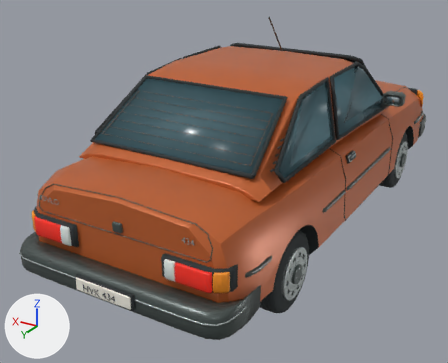
Two versions of the glTF model vehicles/vovlo_434.glb, one commit apart.
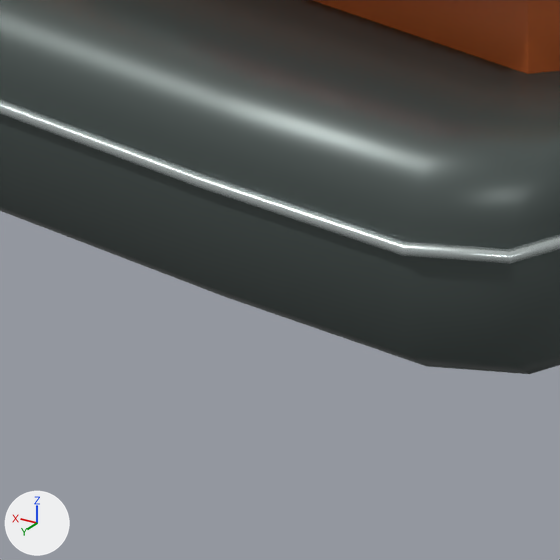
Each version appears first whole from a camera (50 mm lens) standing at (-2.227, 4.51, 2.479) and looking at (0.249, 0.383, 0.415), and next in a close-up on the part from 34% to 50% of the width and 81% to 100% of the height. Every picture has the same lights, and +X, +Y and +Z are marked at lower left. The older version's two pictures come first. Where no turn or scale is listed for an object, it has been applied to the vertices.

Objects in the first close-up: 'Bumper bright line.001', 'Pressed steel body', 'Wraparound bumper.001'.
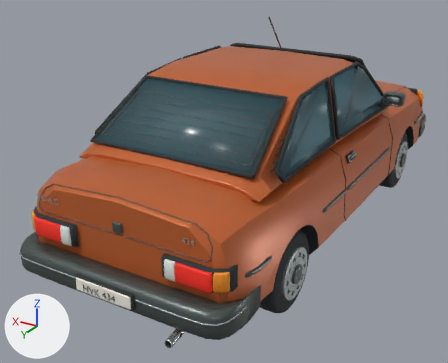
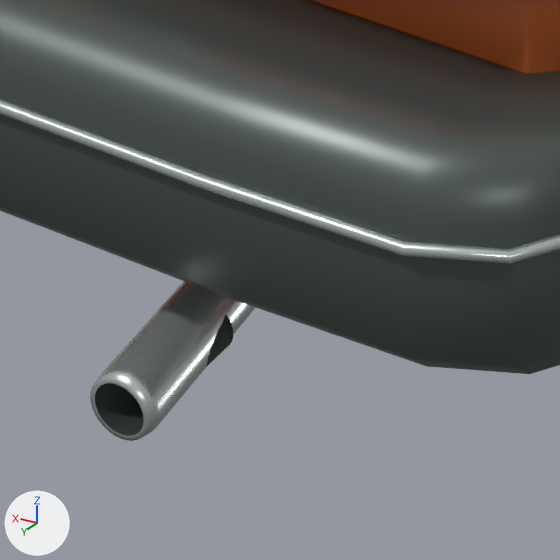
Commit message: Model the Vovlo 434 exhaust outlet

Changed parts and their boxes (x1, y1, x2, y2) in the close-ups (560 x 560 px):
'Rolled exhaust outlet', added
    after: (90, 281, 256, 441)
'Dark exhaust bore', added
    after: (95, 316, 233, 436)
'Exhaust bore shadow', added
    after: (224, 315, 234, 345)

Diff of the bpy script that builds the scene:
```diff
--- a/vehicles/vovlo_434.glb.py
+++ b/vehicles/vovlo_434.glb.py
@@ me_rolled_exhaust_outlet @@
+me_rolled_exhaust_outlet.from_pydata(...)  # 160 vertices, 256 faces; spans x -0.507..-0.435, y 1.79..2.213, z 0.221..0.307
+me_rolled_exhaust_outlet.materials.append(mat_brushed_equipment_metal)  # light grey #c4cdcb
@@ me_cylinder_032_1 @@
+me_cylinder_032_1.from_pydata(...)  # 192 vertices, 380 faces; spans x -0.02..0.02, y -0.0025..0.0025, z -0.02..0.02
+me_cylinder_032_1.materials.append(mat_tire_rubber)  # dark grey #2c3234
@@ me_dark_exhaust_bore @@
+me_dark_exhaust_bore.from_pydata(...)  # 96 vertices, 128 faces; spans x -0.501..-0.459, y 2.102..2.213, z 0.227..0.269
+me_dark_exhaust_bore.materials.append(mat_tire_rubber)  # dark grey #2c3234
@@ ob_rolled_exhaust_outlet @@
+ob_rolled_exhaust_outlet = bpy.data.objects.new('Rolled exhaust outlet', me_rolled_exhaust_outlet)
+ob_rolled_exhaust_outlet.location = (0.0, 0.0, 0.0)
@@ ob_exhaust_bore_shadow @@
+ob_exhaust_bore_shadow = bpy.data.objects.new('Exhaust bore shadow', me_cylinder_032_1)
+ob_exhaust_bore_shadow.location = (-0.48, 2.103, 0.248)
@@ ob_dark_exhaust_bore @@
+ob_dark_exhaust_bore = bpy.data.objects.new('Dark exhaust bore', me_dark_exhaust_bore)
+ob_dark_exhaust_bore.location = (0.0, 0.0, 0.0)
```
